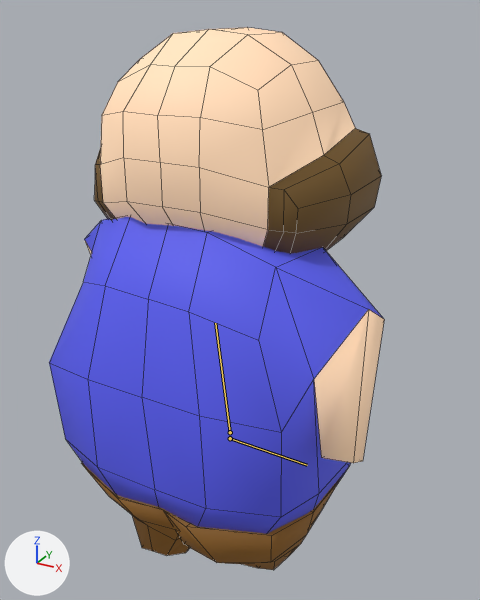
What one commit did to the FBX model res/dude-anim.fbx.
Rendered twice from a camera (50 mm lens) standing at (1.2, -2.1, 2.18) and looking at (0.03, 0.04, 1.11). The lights are fixed; the arrows at lower left show +X, +Y and +Z. Both versions are drawn at frame 4 of the action 'Armature|Dude.walk'; the numbers are the values there. The bones that change are drawn over the model as lines. Mesh edges are drawn as thin lines.

Names of what the first picture shows: 'DudeBody', 'DudeHead', 'DudeLegs'.
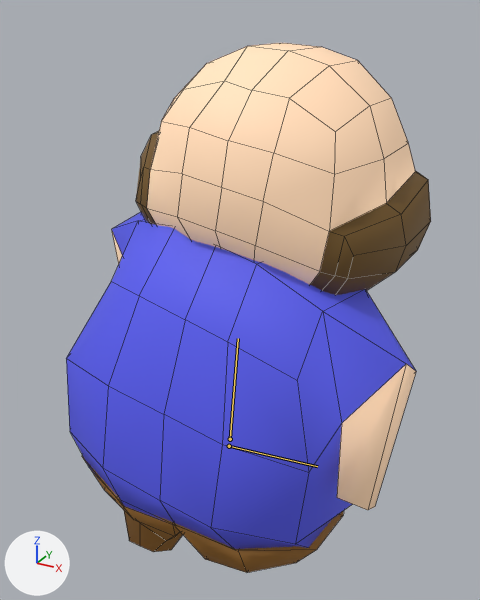
Where the change shows, as pixel boxes (x1, y1, x2, y2) in the pictures (480 x 600 px):
'DudeBody', posed (6% taller): before (49, 217, 384, 534); after (66, 212, 416, 549)
'DudeHead', posed (11% taller): before (94, 27, 381, 254); after (136, 43, 431, 295)
'DudeLegs', posed (10% taller): before (81, 463, 350, 570); after (82, 455, 344, 573)
bone 'spine', root to tip: before (230, 432) to (215, 323); after (230, 439) to (238, 338)
bone 'hip.r', root to tip: before (230, 438) to (307, 465); after (229, 446) to (317, 466)

What the commit changed:
Bone 'spine' (bone_spine) moves from (0.0, -0.01, 0.0) to (0.0, -0.07, -0.01).
Bone 'spine' (bone_spine) turns from (0, 0, 0) to (0, -2, 10) degrees about its own x, y and z.
Bone 'hip.r' (bone_hip_r) moves from (0.0, -0.01, -0.05) to (0.0, -0.01, -0.07).
Bone 'hip.r' (bone_hip_r) turns from (0, -1, -8) to (0, 1, 13) degrees about its own x, y and z.
